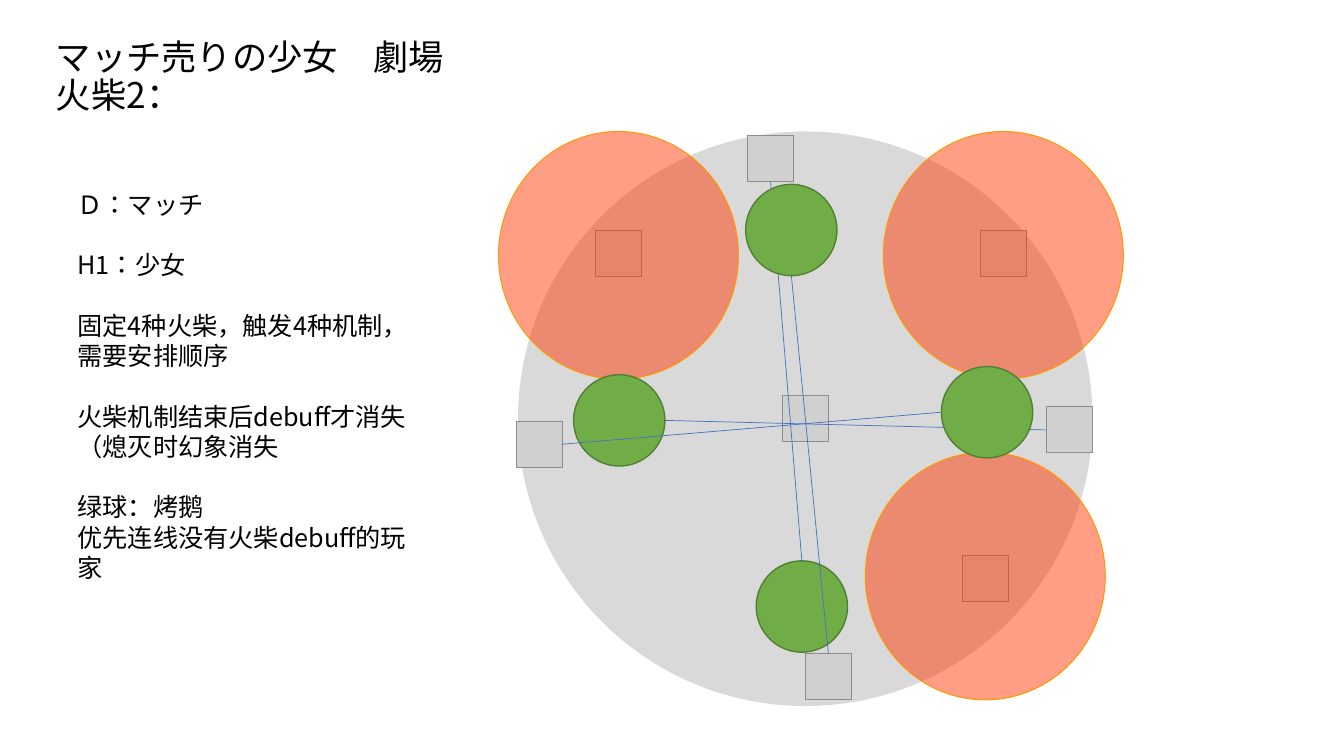
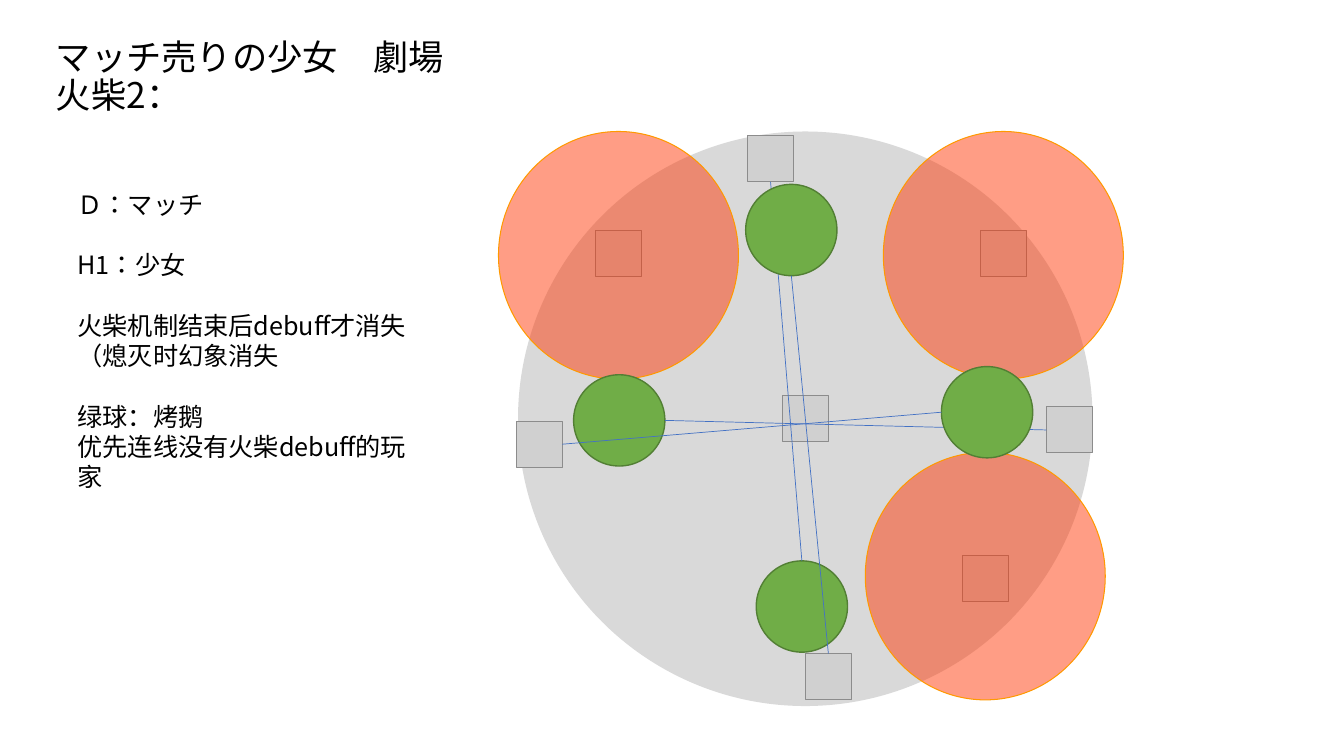
Before and after one commit to tufuchipaji/Tiera, a slide deck: slide 37 of Graphic Presentation.pptx. Drawn at 1344x756 pixels with LibreOffice and Linux fonts; fonts in the diff are those of the drawing; grey boxes stand for pictures. Boxes give left, top, right and bottom in pixels: in the first picture for what was removed or moved away, otherwise in the second. Text is boxed around its words. In the diff, an @@ line names an element or a change of style, - is before the commit and + after.

```diff
--- a/Graphic Presentation.pptx
+++ b/Graphic Presentation.pptx
@@ text at (x1=77, y1=313, x2=407, y2=367): paragraph removed @@
-固定4种火柴，触发4种机制，需要安排顺序
```
Also in this commit, not shown: 2 other files.
